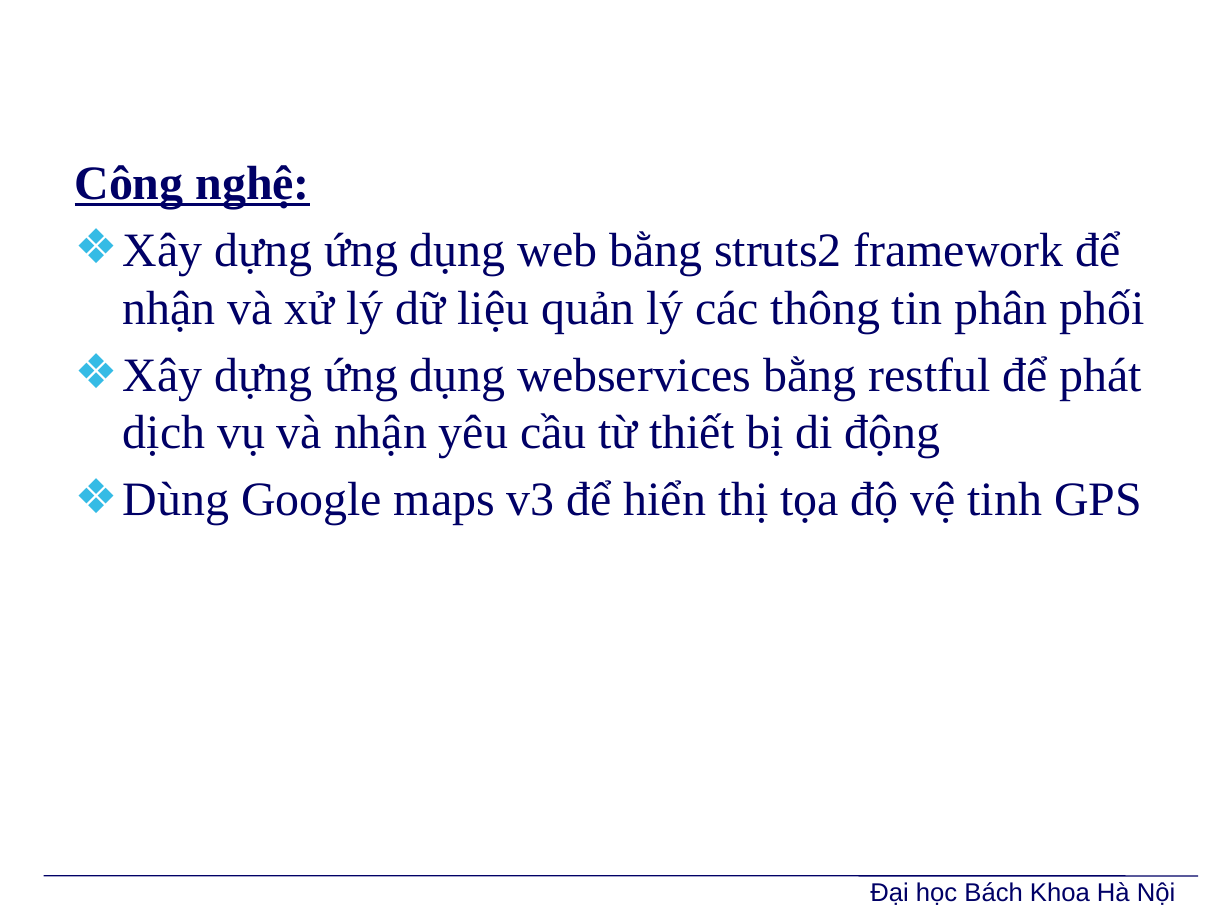
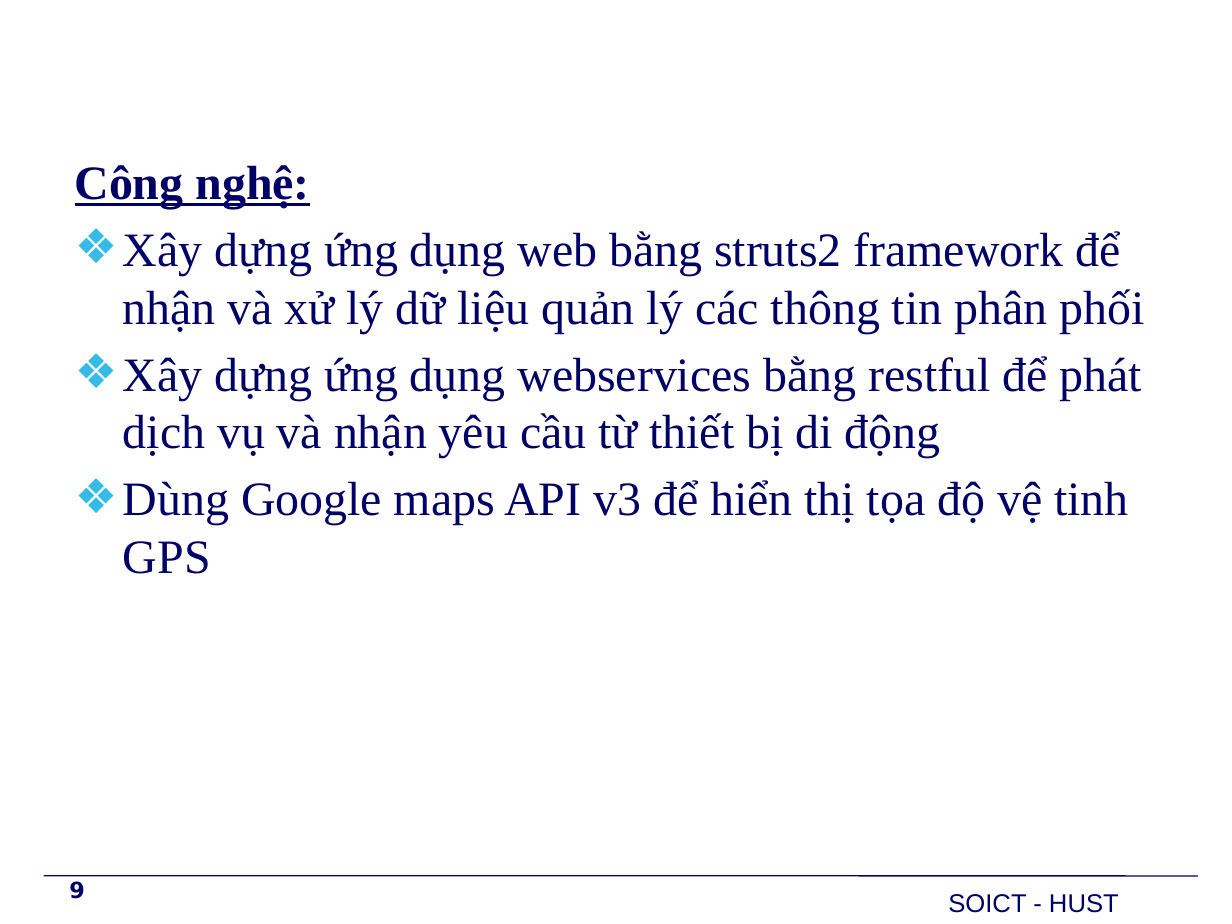
Before and after one commit to PhoenixNguyen/Graduate_Project, a slide deck: slide 9 of Report/BaoVe/TrinhDien/Slide.pptx. Drawn at 1232x924 pixels with LibreOffice and Linux fonts; fonts in the diff are those of the drawing; background and template pictures are left out. Boxes give left, top, right and bottom in pixels: in the first picture for what was removed or moved away, otherwise in the second. Text is boxed around its words. In the diff, an @@ line names an element or a change of style, - is before the commit and + after.

```diff
--- a/Report/BaoVe/TrinhDien/Slide.pptx
+++ b/Report/BaoVe/TrinhDien/Slide.pptx
@@ text at (123, 480, 1128, 574): text changed @@
-❖ Dùng Google maps v3 để hiển thị tọa độ vệ tinh GPS
+❖ Dùng Google maps API v3 để hiển thị tọa độ vệ tinh GPS
@@ page number added at (69, 881, 84, 899), 13 pt, text #000066, bold @@
+9
@@ text removed at (870, 882, 1175, 905) @@
-Đại học Bách Khoa Hà Nội
@@ text added at (948, 894, 1119, 913), 15 pt, text #000066 @@
+SOICT - HUST
```
Also in this commit, not shown: 25 other slides changed, 4 slides added, 11 slides removed, 4 other files.
